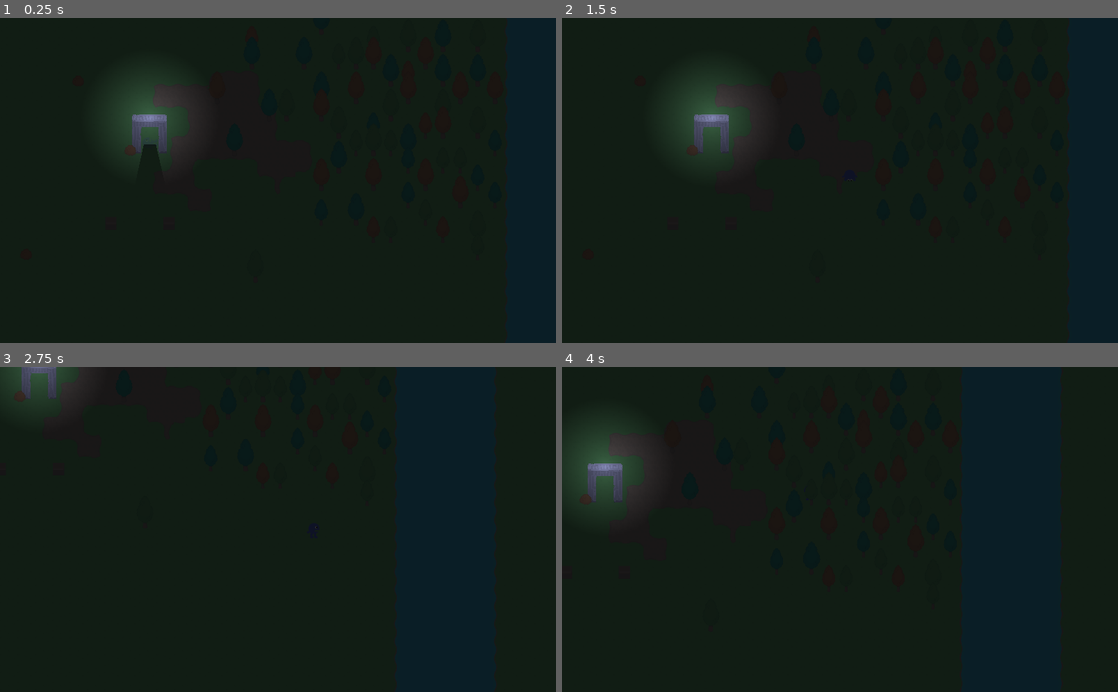
Above: before the commit, frames 1-4 (two rows, left to right).
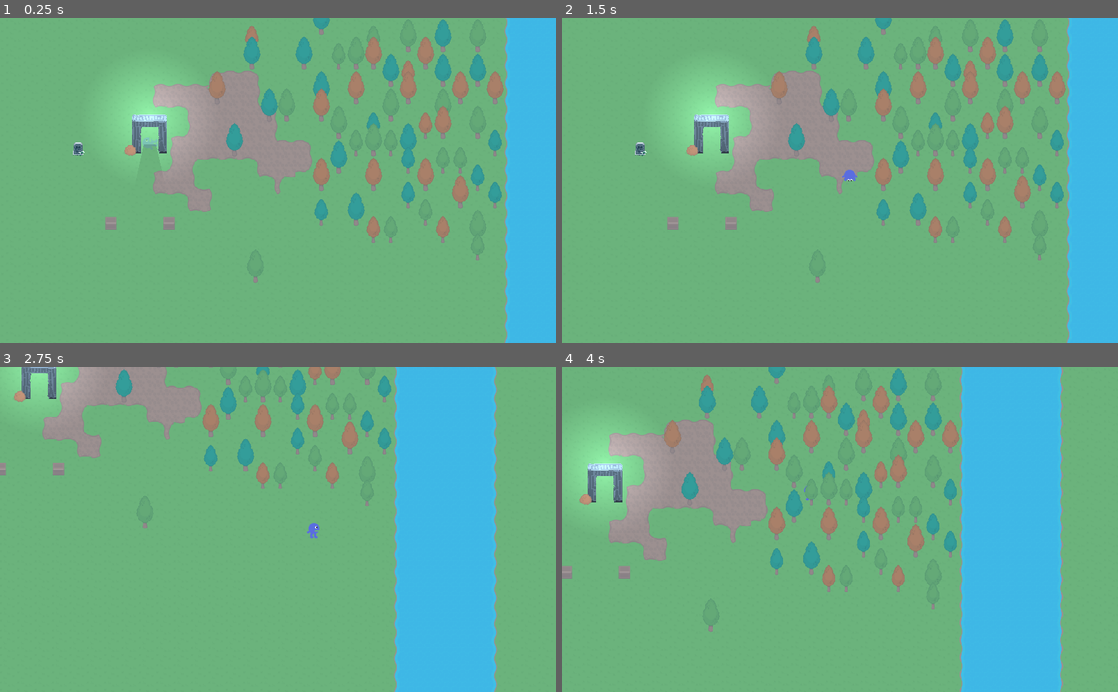
Above: after the commit, the same moments.

Repository: bagedevimo/pxljam19
Game: Godot game, scene res://Game.tscn
Same seed, same stepped clock (60 frames per second), same inputs: the game is played once before the commit and once after it.
Inputs:
- Up to frame 1 (0.25 s): no input
- Up to frame 2 (1.5 s): hold Right (ui_right) 0.53-1.28 s; tap Space (ui_select) at 0.77 s; hold Down (ui_down) from 1.28 s (still down)
- Up to frame 3 (2.75 s): tap Space (ui_select) at 1.52 s; release Down (ui_down) at 2.03 s; hold Right (ui_right) from 2.03 s (still down)
- Up to frame 4 (4 s): release Right (ui_right) at 2.78 s; hold Up (ui_up) 2.78-3.53 s; tap Space (ui_select) at 3.02, 3.77 s; hold Left (ui_left) from 3.53 s (still down)

The runs differ from the first frame. In frame 1, 100% of the frame differs, in the area x 0-100%, y 0-100%; in frame 2, 100%; in frame 3, 100%; in frame 4, 100%.

Commit message:
Adds headstone example to scene

Diff:
--- a/Game.tscn
+++ b/Game.tscn
@@ -1,14 +1,10 @@
-[gd_scene load_steps=7 format=2]
+[gd_scene load_steps=6 format=2]
 
 [ext_resource path="res://tileset.tres" type="TileSet" id=1]
 [ext_resource path="res://Player.tscn" type="PackedScene" id=2]
 [ext_resource path="res://Barrell.tscn" type="PackedScene" id=3]
 [ext_resource path="res://Tree.tscn" type="PackedScene" id=4]
 [ext_resource path="res://Gate.tscn" type="PackedScene" id=5]
-
-[sub_resource type="Environment" id=1]
-background_mode = 4
-glow_enabled = true
 
 [node name="Game" type="Node2D"]
 __meta__ = {
@@ -30,7 +26,7 @@
 cell_quadrant_size = 32
 cell_y_sort = true
 format = 1
-tile_data = PoolIntArray( -65518, 6, 4, 14, 6, 3, 21, 6, 1,  …(128 unchanged characters)… , 6, 3, 131097, 6, 4, 131099, 6, 4, 196612, 5, 2, 196620, 6, 2, 196626, 6, 4, 196628, 6, 2, 196631, 6, 2, 196634, 6, 2, 196636, 6, 2, 262159, 6, 4, 262160, 6, 0, 262162, 6, 2, 262166, 6, 0, 262169, 6, 0, 327699, 6, 0, 327701, 6, 5, 327704, 6, 3, 327705, 6, 2, 327707, 6, 0, 393229, 6, 4, 393236, 6, 1, 393237, 6, 0, 393238, 6, 1, 393239, 6, 4, 393244, 6, 5, 458759, 5, 2, 458771, 6, 4, 458775, 6, 5, 458777, 6, 1, 458778, 6, 1, 524306, 6, 2, 524309, 6, 2, 524312, 6, 2, 524315, 6, 5, 589847, 6, 5, 589850, 6, 2, 589852, 6, 5, 655378, 6, 5, 655380, 6, 4, 655384, 6, 1, 720917, 6, 3, 720918, 6, 1, 720921, 6, 3, 720923, 6, 0, 786459, 6, 1, 851969, 5, 2 )
+tile_data = PoolIntArray( -65518, 6, 4, 14, 6, 3, 21, 6, 1,  …(128 unchanged characters)… , 6, 3, 131097, 6, 4, 131099, 6, 4, 196620, 6, 2, 196626, 6, 4, 196628, 6, 2, 196631, 6, 2, 196634, 6, 2, 196636, 6, 2, 262159, 6, 4, 262160, 6, 0, 262162, 6, 2, 262166, 6, 0, 262169, 6, 0, 327699, 6, 0, 327701, 6, 5, 327704, 6, 3, 327705, 6, 2, 327707, 6, 0, 393229, 6, 4, 393236, 6, 1, 393237, 6, 0, 393238, 6, 1, 393239, 6, 4, 393244, 6, 5, 458756, 9, 0, 458759, 5, 2, 458771, 6, 4, 458775, 6, 5, 458777, 6, 1, 458778, 6, 1, 524306, 6, 2, 524309, 6, 2, 524312, 6, 2, 524315, 6, 5, 589847, 6, 5, 589850, 6, 2, 589852, 6, 5, 655378, 6, 5, 655380, 6, 4, 655384, 6, 1, 720917, 6, 3, 720918, 6, 1, 720921, 6, 3, 720923, 6, 0, 786459, 6, 1, 1441846, 8, 0 )
 
 [node name="StartingPosition" type="Node2D" parent="Obstacles"]
 position = Vector2( 275.292, 230.387 )
@@ -38,7 +34,6 @@
 [node name="Player" parent="Obstacles" groups=[
 "player",
 ] instance=ExtResource( 2 )]
-editor/display_folded = true
 position = Vector2( 275.5, 235.489 )
 z_index = -5
 
@@ -64,12 +59,5 @@
 z_index = 10
 
 [node name="Gate" parent="." instance=ExtResource( 5 )]
-modulate = Color( 1.3, 1.2, 1.5, 1 )
 position = Vector2( 275.616, 201.663 )
 z_index = 10
-
-[node name="WorldEnvironment" type="WorldEnvironment" parent="."]
-environment = SubResource( 1 )
-
-[node name="CanvasModulate" type="CanvasModulate" parent="."]
-color = Color( 0.164706, 0.164706, 0.164706, 1 )
--- a/tileset.tres
+++ b/tileset.tres
@@ -40,6 +40,9 @@
 
 [sub_resource type="ConvexPolygonShape2D" id=13]
 points = PoolVector2Array( 4, 20, 28, 20, 28, 32, 4, 32 )
+
+[sub_resource type="ConvexPolygonShape2D" id=14]
+points = PoolVector2Array( 8, 20, 24, 20, 24, 30, 8, 30 )
 
 [resource]
 3/name = "Ground"
@@ -197,3 +200,19 @@
 "shape_transform": Transform2D( 1, 0, 0, 1, 0, 0 )
 } ]
 8/z_index = 1
+9/name = "Headstone"
+9/texture = ExtResource( 1 )
+9/tex_offset = Vector2( 0, 0 )
+9/modulate = Color( 1, 1, 1, 1 )
+9/region = Rect2( 576, 160, 32, 32 )
+9/tile_mode = 0
+9/occluder_offset = Vector2( 0, 0 )
+9/navigation_offset = Vector2( 0, 0 )
+9/shapes = [ {
+"autotile_coord": Vector2( 0, 0 ),
+"one_way": false,
+"one_way_margin": 1.0,
+"shape": SubResource( 14 ),
+"shape_transform": Transform2D( 1, 0, 0, 1, 0, 0 )
+} ]
+9/z_index = 0
Binary file changed: RPGpack_sheet_32x32.png
Not shown: 1 places in tileset.tres that only renumber resources
